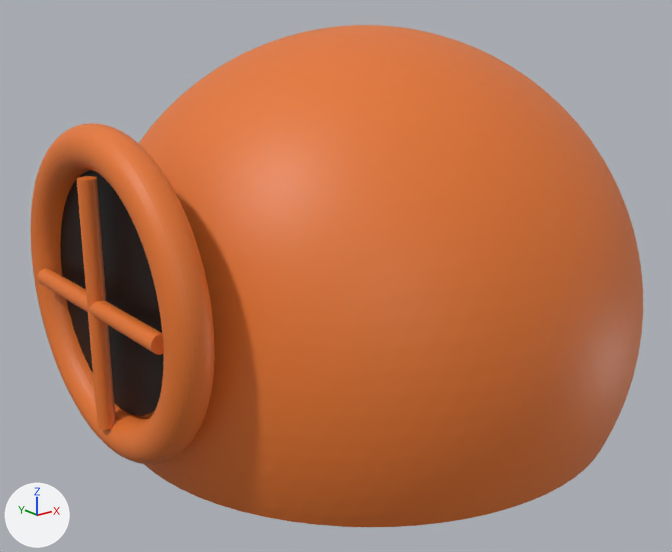
Renders of the glTF model public/underwater_diver_helmet.glb from each side of a commit.
Before and after are seen from a camera (50 mm lens) standing at (-2.0, -2.32, 1.24) and looking at (0.02, 0.21, 0.23). Lighting does not change. The marker at lower left points along +X, +Y and +Z. Where no turn or scale is listed for an object, it has been applied to the vertices.
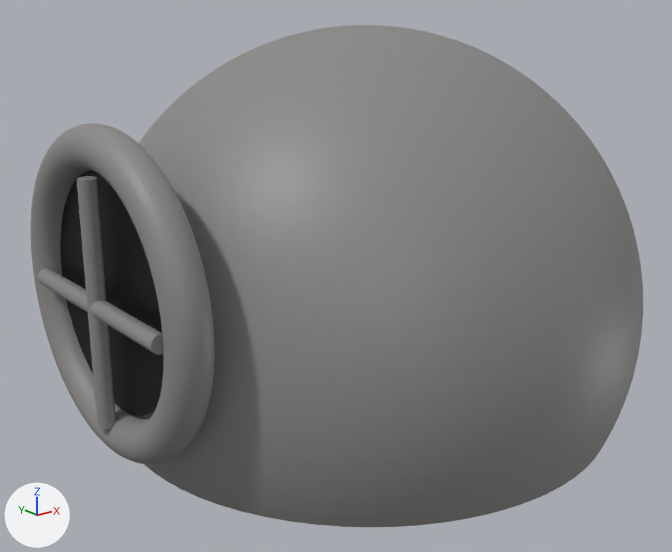
What the commit changed:
Material 'helmet' (mat_helmet) changes colour from orange #e7772e to grey #8a8987; in linear values from (0.8, 0.183, 0.0278) to (0.256, 0.251, 0.244).

Boxes [x1, y1, x2, y2] around the edits, measured in the pictures (672 x 552 px):
'Icosphere', recoloured (orange to grey): [134, 25, 643, 527] in both
'Torus.003', recoloured (orange to grey): [30, 123, 215, 464] in both
'Cylinder', recoloured (orange to grey): [77, 176, 116, 430] in both
'Cylinder.001', recoloured (orange to grey): [37, 268, 163, 355] in both
